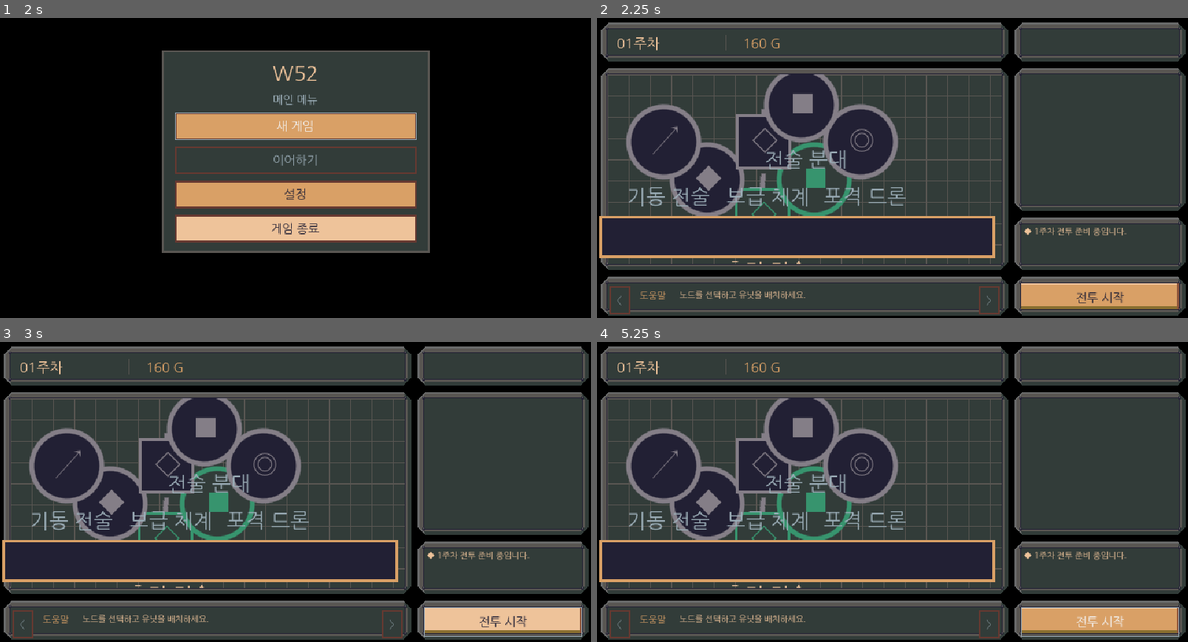
Above: before the commit, frames 1-4 (two rows, left to right).
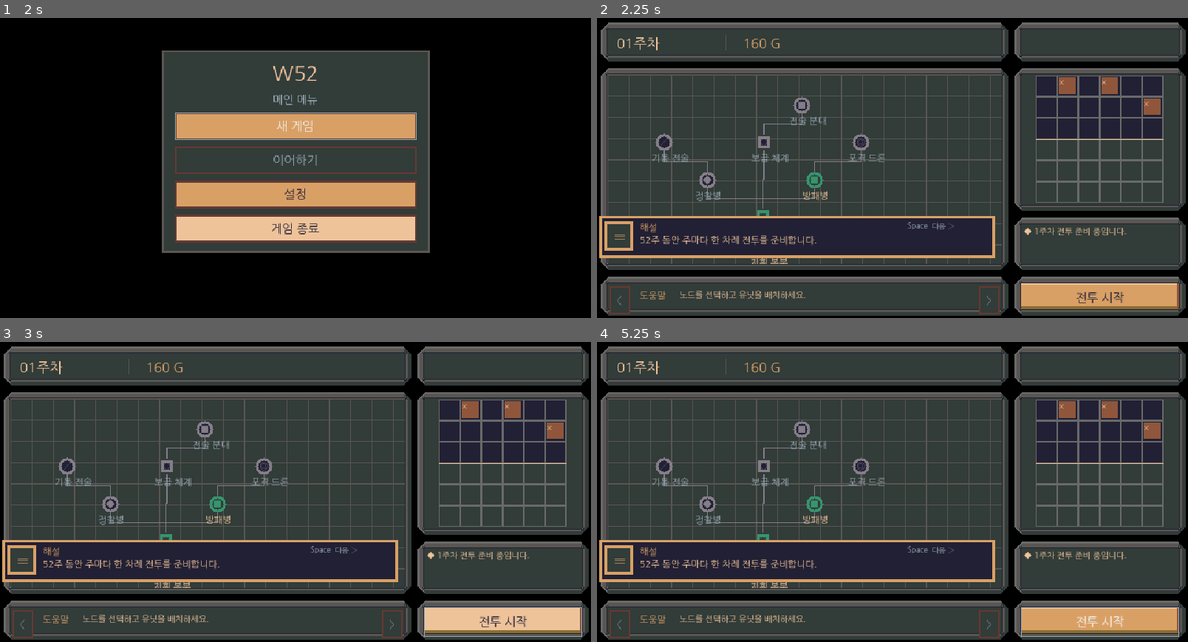
Above: after the commit, the same moments.

Repository: xcliming-svg/w52
Game: Godot game, scene res://main.tscn
Two runs of this game, one before a commit and one after it. Both use one fixed random seed, a clock stepped at 60 frames per second and the inputs below.
Inputs (mouse positions are in pixels of both pictures, inside the frame that each line leads up to):
- Up to frame 1 (2 s): tap Enter at 0.5 s; move the mouse to (425, 135) at 0.52 s; click (425, 135) at 0.67 s; tap Space at 0.77, 1.25 s; drag from (177, 168) to (265, 219) at 1.27 s
- Up to frame 2 (2.25 s): click "새 게임" at 2 s
- Up to frame 3 (3 s): click "전투 시작" at 2.75 s
- Up to frame 4 (5.25 s): click "전투 시작" at 3.5 s; click "전투 시작" at 4.25 s; tap Enter at 5 s; move the mouse to (892, 477) at 5.02 s; click (892, 477) at 5.17 s

Frame 1 is identical in both runs. In frame 2, 18% of the frame differs, in the area x 1-96%, y 18-83%; in frame 3, 18%; in frame 4, 18%.

Commit message:
feat(ui): pixel-render tree, grid, popup and floating dialogue

Diff:
--- a/scripts/game.gd
+++ b/scripts/game.gd
@@ -680,8 +680,36 @@
     return "%d주차: 빌드와 전장 배치를 점검하세요." % help_index
 
 
+func _stroke_pixel_line(canvas: Control, from: Vector2, to: Vector2, tint: Color) -> void:
+    var a := Vector2i(from.round())
+    var b := Vector2i(to.round())
+    if a.x == b.x:
+        canvas.draw_rect(Rect2(a.x, mini(a.y, b.y), 1, absi(a.y - b.y) + 1), tint)
+    elif a.y == b.y:
+        canvas.draw_rect(Rect2(mini(a.x, b.x), a.y, absi(a.x - b.x) + 1, 1), tint)
+
+
+func _draw_pixel_circle(canvas: Control, center: Vector2i, radius: int, fill: Color, rim: Color) -> void:
+    for y in range(-radius, radius + 1):
+        var outer := int(floor(sqrt(float(radius * radius - y * y))))
+        canvas.draw_rect(Rect2(center.x - outer, center.y + y, outer * 2 + 1, 1), rim)
+        var inner_radius := radius - 3
+        if absi(y) <= inner_radius:
+            var inner := int(floor(sqrt(float(inner_radius * inner_radius - y * y))))
+            canvas.draw_rect(Rect2(center.x - inner, center.y + y, inner * 2 + 1, 1), fill)
+
+
+func _draw_pixel_diamond(canvas: Control, center: Vector2i, radius: int, fill: Color, rim: Color) -> void:
+    for y in range(-radius, radius + 1):
+        var outer := radius - absi(y)
+        canvas.draw_rect(Rect2(center.x - outer, center.y + y, outer * 2 + 1, 1), rim)
+        var inner := radius - 3 - absi(y)
+        if inner >= 0:
+            canvas.draw_rect(Rect2(center.x - inner, center.y + y, inner * 2 + 1, 1), fill)
+
+
 func _draw_tree() -> void:
-    # Local coordinates, rendered exclusively inside TreeClip.clip_contents.
+    # Drawn only by TreeArt within TreeClip; no antialiased diagonals/lines.
     var path := _selected_ancestors()
     for node in NODES:
         var parent_id := str(node["parent"])
@@ -690,36 +718,37 @@
         var parent := _find_node(parent_id)
         var a := _node_tree_local(parent)
         var b := _node_tree_local(node)
-        var middle_y := (a.y + b.y) * 0.5
+        var middle_y := float(roundi((a.y + b.y) / 2.0))
         var highlight := str(node["id"]) in path and parent_id in path
         var tint := UI.TEAL if highlight else UI.TREE_LINE
-        tree_canvas.draw_polyline(PackedVector2Array([a - Vector2(0, 35), Vector2(a.x, middle_y),
-            Vector2(b.x, middle_y), b + Vector2(0, 35)]), tint, 5.0 if highlight else 3.5, true)
+        var first := a - Vector2(0, 9)
+        var last := b + Vector2(0, 9)
+        _stroke_pixel_line(tree_canvas, first, Vector2(first.x, middle_y), tint)
+        _stroke_pixel_line(tree_canvas, Vector2(first.x, middle_y), Vector2(last.x, middle_y), tint)
+        _stroke_pixel_line(tree_canvas, Vector2(last.x, middle_y), last, tint)
     for node in NODES:
         var p := _node_tree_local(node)
-        if p.y < -100 or p.y > TREE_RECT.size.y + 100 or p.x < -100 or p.x > TREE_RECT.size.x + 100:
+        if p.y < -40 or p.y > TREE_RECT.size.y + 40 or p.x < -70 or p.x > TREE_RECT.size.x + 70:
             continue
         var id := str(node["id"])
         var locked := int(node["week"]) > week
         var focused := id == selected_id
         var hovered := id == hover_id
-        var radius := 38.0 * (1.12 if focused or hovered else 1.0)
+        var radius := 10 if focused or hovered else 9
         var kind := str(node["kind"])
         var fill := UI.LOCKED if locked else UI.NODE_FILL
         var border := UI.TREE_LINE if locked else (UI.GOLD if focused else UI.TEAL)
+        var center := Vector2i(p)
         if kind == "branch":
-            tree_canvas.draw_rect(Rect2(p - Vector2.ONE * radius * 0.75, Vector2.ONE * radius * 1.5), fill)
-            tree_canvas.draw_rect(Rect2(p - Vector2.ONE * radius * 0.75, Vector2.ONE * radius * 1.5), border, false, 3.0)
+            var side := int(radius * 1.5)
+            tree_canvas.draw_rect(Rect2(center.x - side / 2, center.y - side / 2, side, side), border)
+            tree_canvas.draw_rect(Rect2(center.x - side / 2 + 3, center.y - side / 2 + 3, side - 6, side - 6), fill)
         elif kind == "root":
-            tree_canvas.draw_colored_polygon(PackedVector2Array([p+Vector2(0,-radius),p+Vector2(radius,0),
-                p+Vector2(0,radius),p+Vector2(-radius,0)]), fill)
+            _draw_pixel_diamond(tree_canvas, center, radius, fill, border)
         else:
-            tree_canvas.draw_circle(p, radius, fill)
-            tree_canvas.draw_arc(p, radius, 0.0, TAU, 48, border, 4.0, true)
-        var symbol: String = str(node["symbol"])
-        _layer_text(tree_canvas, symbol, p + Vector2(-13, -22), 31, border)
-        _layer_text(tree_canvas, str(node["name"]), p + Vector2(-40, radius + 7), 22, UI.MUTED if locked else UI.TEXT)
-
+            _draw_pixel_circle(tree_canvas, center, radius, fill, border)
+        _layer_text(tree_canvas, str(node["symbol"]), p + Vector2(-5, -7), 11, border)
+        _layer_text(tree_canvas, str(node["name"]), p + Vector2(-13, radius + 2), 10, UI.MUTED if locked else UI.TEXT)
 
 func _draw_popup() -> void:
     if selected_id.is_empty():
@@ -729,43 +758,45 @@
         return
     var panel := _popup_rect()
     _layer_box(popup_surface, panel, UI.PANEL, UI.TEAL)
-    _layer_text(popup_surface, str(node["name"]), panel.position + Vector2(25, 20), 32)
+    _layer_text(popup_surface, str(node["name"]), panel.position + Vector2(7, 5), 13)
     var details := str(node["detail"]).split("|")
     for i in range(details.size()):
-        _layer_text(popup_surface, str(details[i]), panel.position + Vector2(25, 75 + i * 37), 25, UI.MUTED)
-
+        _layer_text(popup_surface, str(details[i]), panel.position + Vector2(7, 29 + i * 13), 10, UI.MUTED)
 
 func _draw_field() -> void:
-    var sz := _grid_size()
-    var cols: int = sz.x
-    var rows: int = sz.y
-    var start := Vector2(1376 + (544 - cols * 46) * 0.5, 84 + (652 - rows * 46) * 0.5)
+    var grid := _grid_geometry()
+    var cols: int = grid["cols"]
+    var rows: int = grid["rows"]
+    var cell: int = grid["cell"]
+    var start: Vector2i = grid["start"]
     for r in range(rows):
         for c in range(cols):
-            var pos := start + Vector2(c * 46, r * 46)
-            _box(Rect2(pos, Vector2(46, 46)), UI.ENEMY_CELL if r < rows / 2 else UI.ALLY_CELL, UI.GRID_BORDER)
-    var mid_y: float = start.y + float(rows / 2) * 46.0
-    draw_line(Vector2(start.x, mid_y), Vector2(start.x + cols * 46, mid_y), UI.TEXT, 2.0)
+            var pos := start + Vector2i(c * cell, r * cell)
+            _box(Rect2(Vector2(pos), Vector2(cell, cell)),
+                UI.ENEMY_CELL if r < rows / 2 else UI.ALLY_CELL, UI.GRID_BORDER)
+    var mid_y := start.y + int(rows / 2) * cell
+    draw_rect(Rect2(start.x, mid_y, cols * cell, 1), UI.TEXT)
+    var mark := maxi(3, cell - 5)
     for i in range(3):
-        var enemy_p := start + Vector2((1 + i * 2) * 46 + 8, (0 if i < 2 else 1) * 46 + 8)
-        draw_rect(Rect2(enemy_p, Vector2(30, 30)), UI.ENEMY)
-        _text("×", enemy_p + Vector2(6, -4), 28)
+        var enemy_p := start + Vector2i((1 + i * 2) * cell + 2, (0 if i < 2 else 1) * cell + 2)
+        draw_rect(Rect2(Vector2(enemy_p), Vector2(mark, mark)), UI.ENEMY)
+        _text("×", Vector2(enemy_p), 9)
     for i in range(placements.size()):
         var col: int = 1 + i % (cols - 2)
         var row: int = rows - 1 - int(i / (cols - 2))
-        var ally_p := start + Vector2(col * 46 + 8, row * 46 + 8)
-        draw_rect(Rect2(ally_p, Vector2(30, 30)), UI.TEAL)
-        _text("■", ally_p + Vector2(3, -2), 25, UI.BACKGROUND)
-
+        var ally_p := start + Vector2i(col * cell + 2, row * cell + 2)
+        draw_rect(Rect2(Vector2(ally_p), Vector2(mark, mark)), UI.TEAL)
+        _text("■", Vector2(ally_p), 9, UI.GAME_BACKGROUND)
 
 func _draw_dialogue_overlay() -> void:
     if phase != "dialogue":
         return
     _layer_box(dialogue_surface, DIALOGUE_RECT, UI.DIALOGUE_PANEL, UI.GOLD)
-    _layer_box(dialogue_surface, Rect2(52, 800, 112, 125), UI.NODE_FILL, UI.GOLD)
+    var portrait := Rect2(10, 257, 28, 29)
+    _layer_box(dialogue_surface, portrait, UI.NODE_FILL, UI.GOLD)
     var speaker := "해설" if dialogue_index == 0 or dialogue_index == 2 or dialogue_index == 4 else "작전 참모"
-    _layer_text(dialogue_surface, "≡" if speaker == "해설" else "◆", Vector2(83, 815), 48, UI.GOLD)
-    _layer_text(dialogue_surface, speaker, Vector2(196, 793), 26, UI.GOLD)
-    var text_lines := _dialogue_content()
-    _layer_text(dialogue_surface, text_lines[min(dialogue_index, DIALOGUE_COUNT - 1)], Vector2(196, 845), 28)
-    _layer_text(dialogue_surface, "Space  다음 ›", Vector2(1137, 905), 21, UI.MUTED)
+    _layer_text(dialogue_surface, "≡" if speaker == "해설" else "◆", Vector2(18, 261), 17, UI.GOLD)
+    _layer_text(dialogue_surface, speaker, Vector2(46, 255), 10, UI.GOLD)
+    var lines := _dialogue_content()
+    _layer_text(dialogue_surface, lines[mini(dialogue_index, DIALOGUE_COUNT - 1)], Vector2(46, 269), 10)
+    _layer_text(dialogue_surface, "Space  다음 ›", Vector2(336, 255), 8, UI.MUTED)
